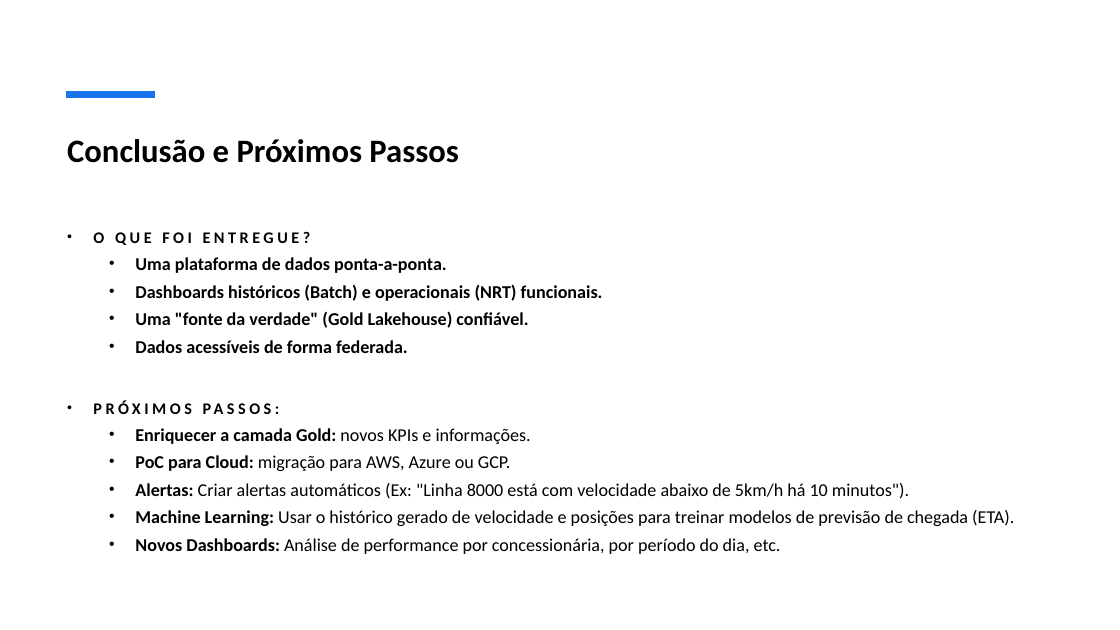
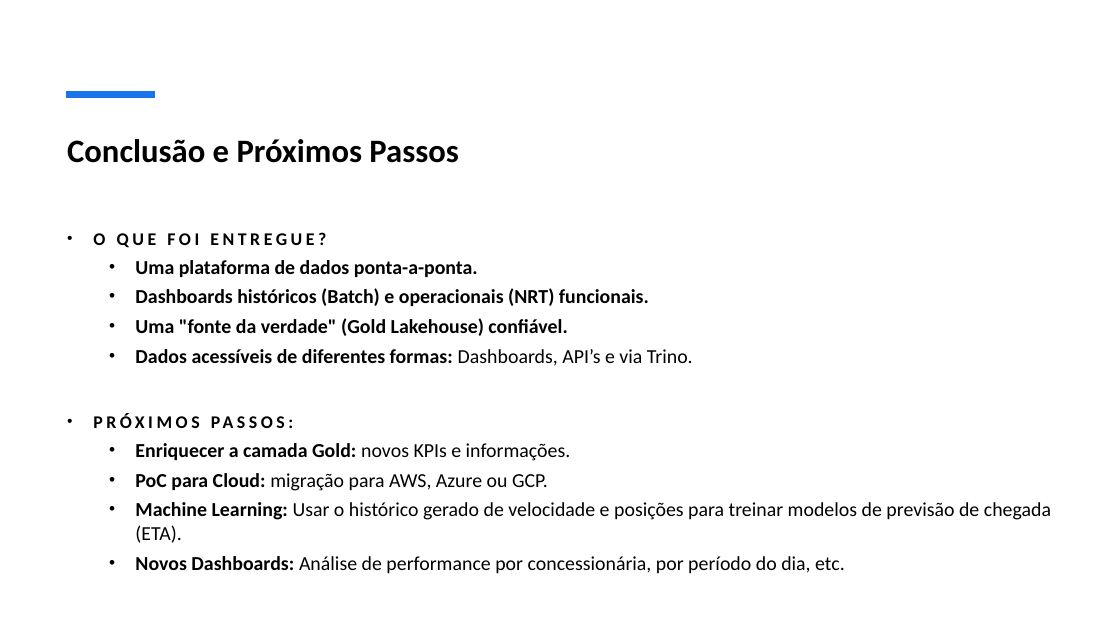
Before and after one commit to guilhermepepa/FIA-Projeto-Final, a slide deck: slide 11 of documentacoes/Apresentação_Projeto_Final.pptx. Drawn at 1120x630 pixels with LibreOffice and Linux fonts; fonts in the diff are those of the drawing. Boxes give left, top, right and bottom in pixels: in the first picture for what was removed or moved away, otherwise in the second. Text is boxed around its words. In the diff, an @@ line names an element or a change of style, - is before the commit and + after.

```diff
--- a/documentacoes/Apresentação_Projeto_Final.pptx
+++ b/documentacoes/Apresentação_Projeto_Final.pptx
@@ subtitle at (x1=93, y1=232, x2=1051, y2=574): size 13.9 to 15.3 pt in "O QUE FOI ENTREGUE?", "PRÓXIMOS PASSOS:"; size 15.5 to 17 pt in "Uma plataforma de dados ponta-a-ponta.", "Dashboards históricos (Batch) e operacionais (NRT) funcionai ...", "Uma "fonte da verdade" (Gold Lakehouse) confiável.", "Enriquecer a camada Gold: novos KPIs e ..." and 3 more places @@
@@ subtitle at (x1=135, y1=349, x2=693, y2=366): text changed; size 15.5 to 17 pt @@
-  • Dados acessíveis de forma federada.
+  • Dados acessíveis de diferentes formas: Dashboards, API’s e via Trino.
@@ subtitle at (x1=135, y1=483, x2=909, y2=499): paragraph removed @@
-  • Alertas: Criar alertas automáticos (Ex: "Linha 8000 está com velocidade abaixo de 5km/h há 10 minutos").
```
Also in this commit, not shown: 5 other slides changed, 2 other files.
